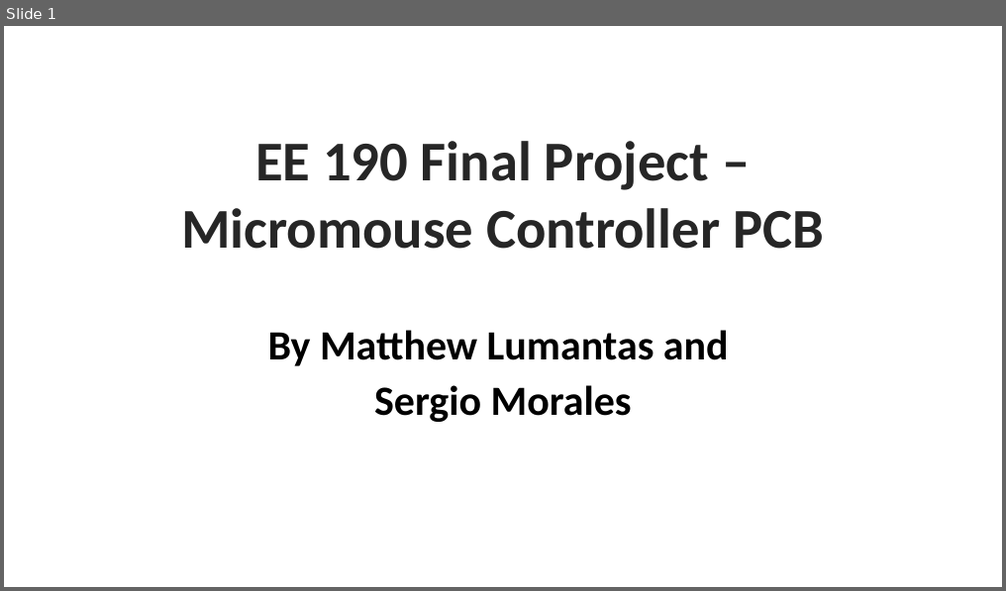
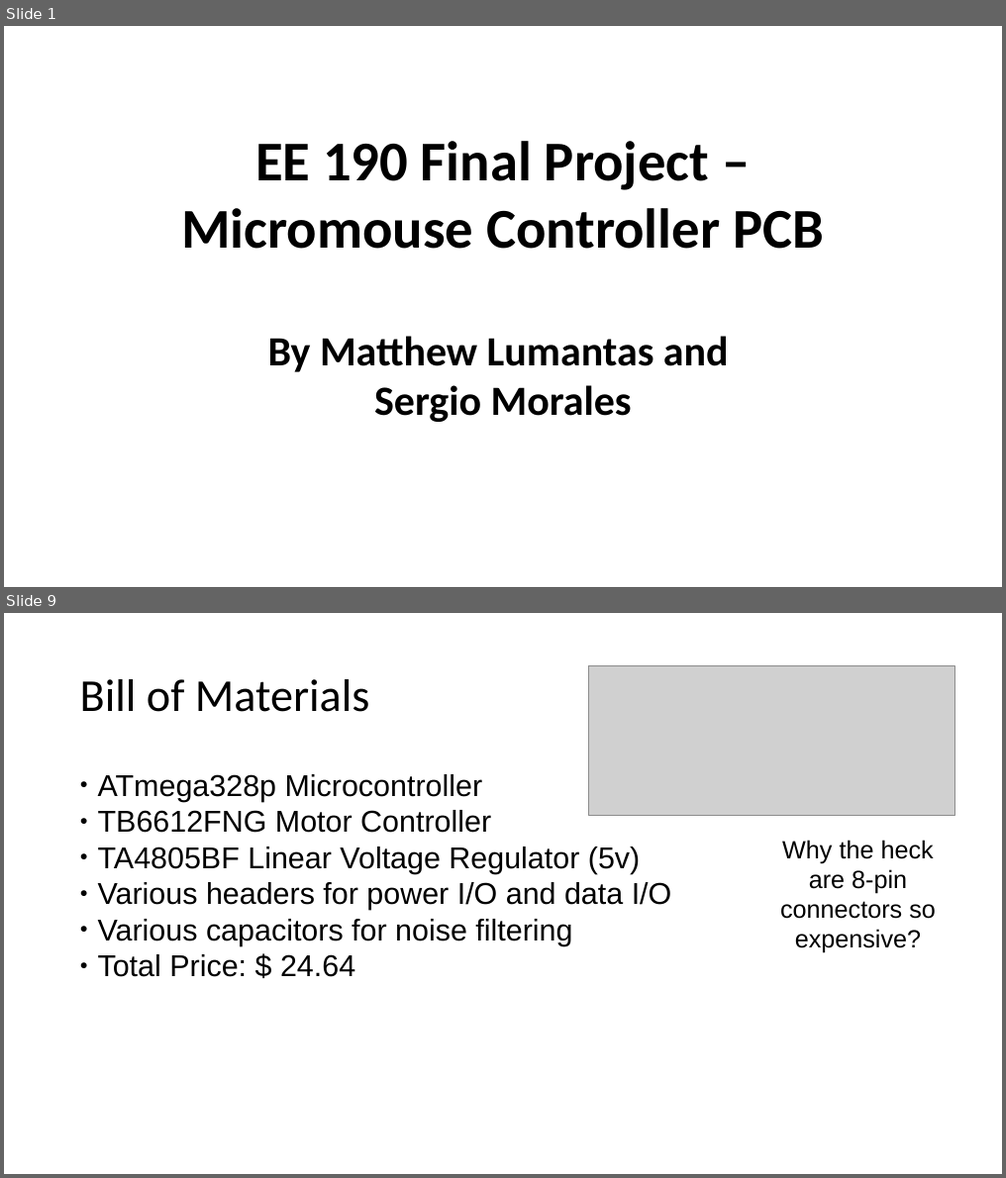
Before and after one commit to mattlumantas/ee190_final, a slide deck: Micromouse_Controller_Presentation.pptx. Shown one above the other, each under a label of ours: slide 1 before the commit, slides 1 and 9 after it; the slides between them are not shown. The pictures are 1006x591 and 1006x1178 pixels, drawn with LibreOffice and Linux fonts; fonts in the diff are those of the drawing; grey boxes stand for pictures; background and template pictures are left out. Boxes give left, top, right and bottom in pixels: in the first picture for what was removed or moved away, otherwise in the second. Text is boxed around its words. In the diff, an @@ line names an element or a change of style, - is before the commit and + after.

Commit message:
Version 1.0 of Micromouse controller 	Added capacitor values 	Arranged Labels 	Completed BoM and Presentation

```diff
--- a/Micromouse_Controller_Presentation.pptx
+++ b/Micromouse_Controller_Presentation.pptx
@@ slide 9 added at bbox=[4, 613, 1002, 1174], background #FFFFFF @@
@@ picture added at bbox=[589, 665, 954, 815] @@
@@ text added at bbox=[80, 679, 370, 712], 44 pt, text #000000 @@
+Bill of Materials
@@ text added at bbox=[98, 774, 672, 977], 29 pt, text #000000 @@
+● ATmega328p Microcontroller
+● TB6612FNG Motor Controller
+● TA4805BF Linear Voltage Regulator (5v)
+● Various headers for power I/O and data I/O
+● Various capacitors for noise filtering
+● Total Price: $ 24.64
@@ text added at bbox=[780, 840, 936, 954], 24 pt, text #000000 @@
+Why the heck are 8-pin connectors so expensive?
@@ slide 1 changed as well @@
@@ text "EE 190 Final Project – ..." at bbox=[181, 141, 824, 249]: text colour #262626 to #000000, letter outline #FFFFFF 2.25 pt to none @@
@@ text "By Matthew Lumantas and" at bbox=[268, 336, 729, 422]: letter outline #FFFFFF 2.25 pt to none; line spacing 0.9 to 1; less space between paragraphs @@
```
Also in this commit, not shown: 2 other slides changed, 5 other slides added, 3 slides removed, 14 other files.
